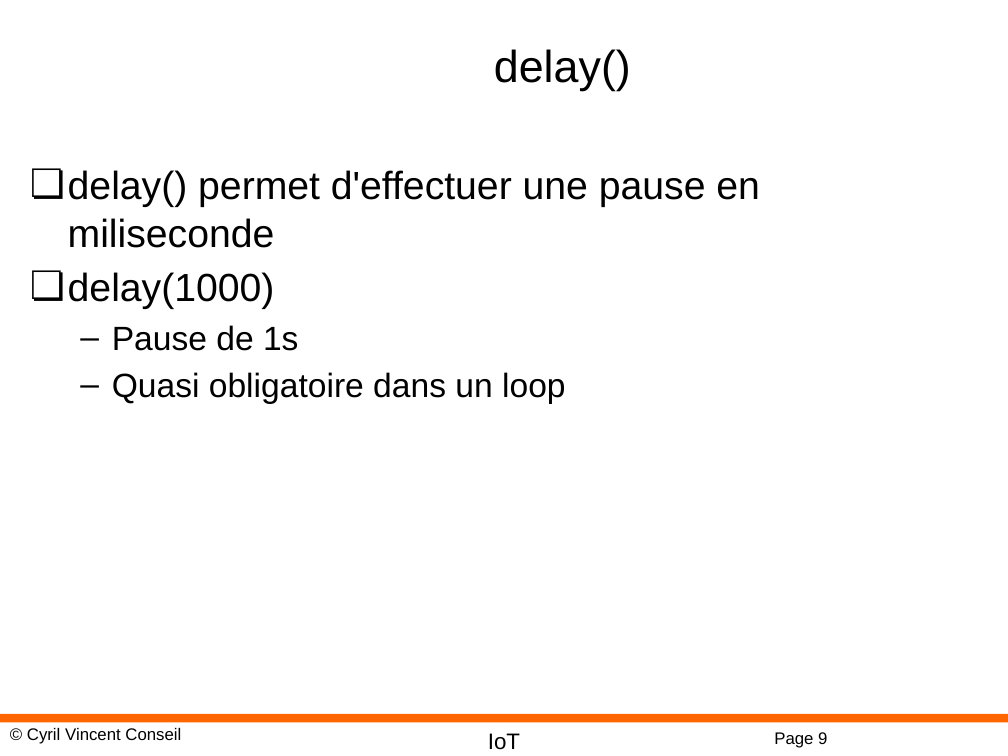
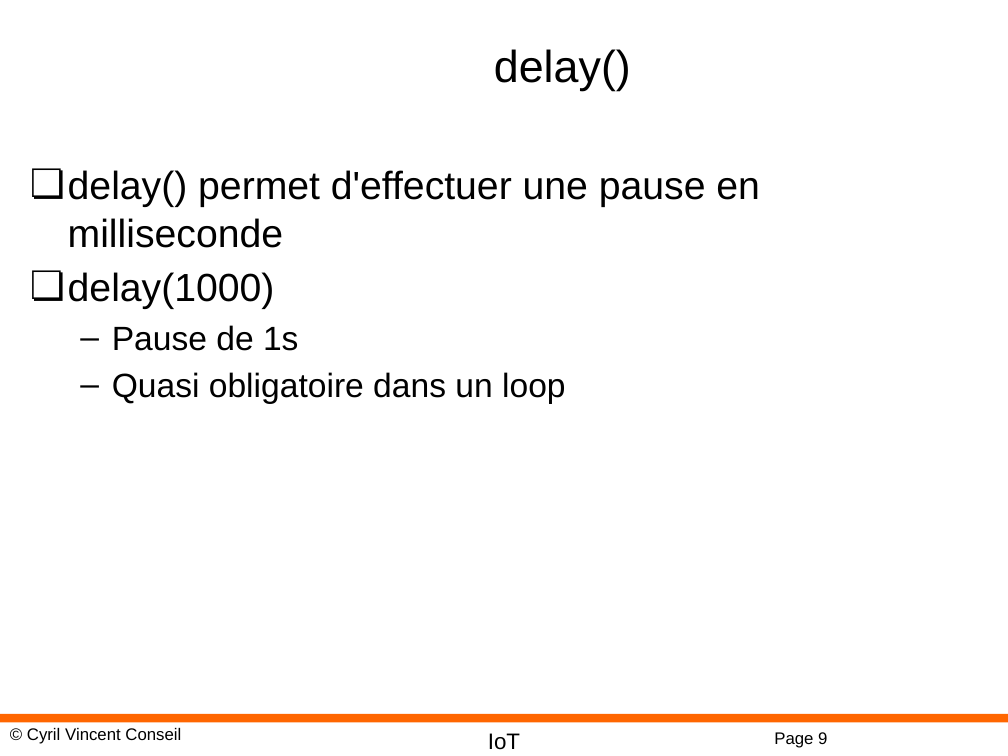
Before and after one commit to cyrilvincent/IoT, a slide deck: slide 9 of ppt/IoT04-ArduinoDev.pptx. Drawn at 1008x756 pixels with LibreOffice and Linux fonts; fonts in the diff are those of the drawing; background and template pictures are left out. Boxes give left, top, right and bottom in pixels: in the first picture for what was removed or moved away, otherwise in the second. Text is boxed around its words. In the diff, an @@ line names an element or a change of style, - is before the commit and + after.

```diff
--- a/ppt/IoT04-ArduinoDev.pptx
+++ b/ppt/IoT04-ArduinoDev.pptx
@@ text at (x1=68, y1=170, x2=760, y2=248): text changed @@
-❏ delay() permet d'effectuer une pause en miliseconde
+❏ delay() permet d'effectuer une pause en milliseconde
```
Also in this commit, not shown: 3 other files.
